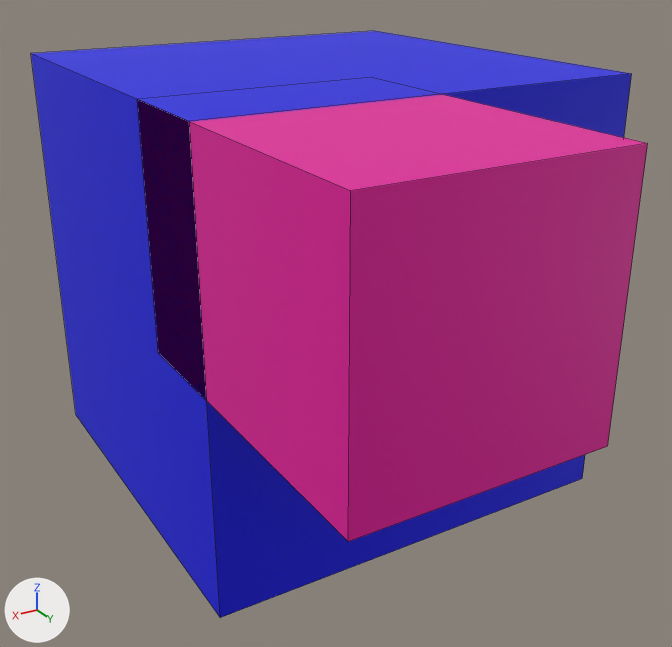
The FBX model Assets/TestTuiles/TuileTest2x2/TuileCarree10.fbx, before and after one commit.
The view is the same before and after, from a camera (50 mm lens) standing at (1.071, 1.896, 0.791) and looking at (0.067, 0.222, -0.046). The lights are fixed; the arrows at lower left show +X, +Y and +Z. Mesh edges are drawn as thin lines.

Names of what the first picture shows: '1,0'.
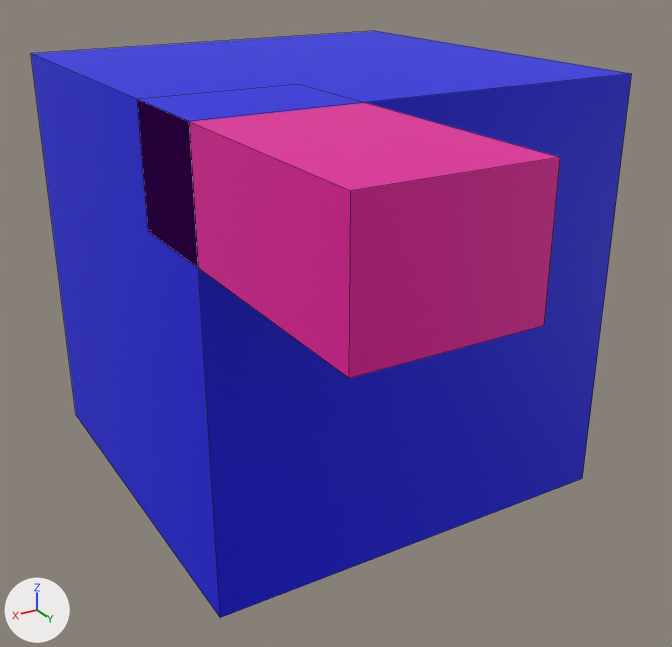
Where the change shows, as pixel boxes (x1, y1, x2, y2) in the pictures (672 x 647 px; the box of a moved part takes in the faces that stretch with it):
'1,0', reshaped
    before: (31, 31, 648, 618)
    after: (31, 31, 632, 618)
part 1 of me_cube_004, moved or reshaped
    before: (148, 94, 648, 542)
    after: (148, 103, 560, 378)

What changed in the scene script:
```text
Change me_cube_004:
    where me_cube_004.from_pydata(...)  # 16 vertices, 12 faces; spans x -0.5..0.5, y -0.5..0.978, z -0.5..0.5
    used by ob_1_0; location = (0.0, 0.0, 0.0)
    me_cube_004 part 1: the loose piece of 8 vertices spanning x -0.004..0.5, y 0.248..0.978, z -0.005..0.499 is scaled about its middle by (0.663, 1, 0.494), then moved by (0.085, 0.0, 0.128)
```
